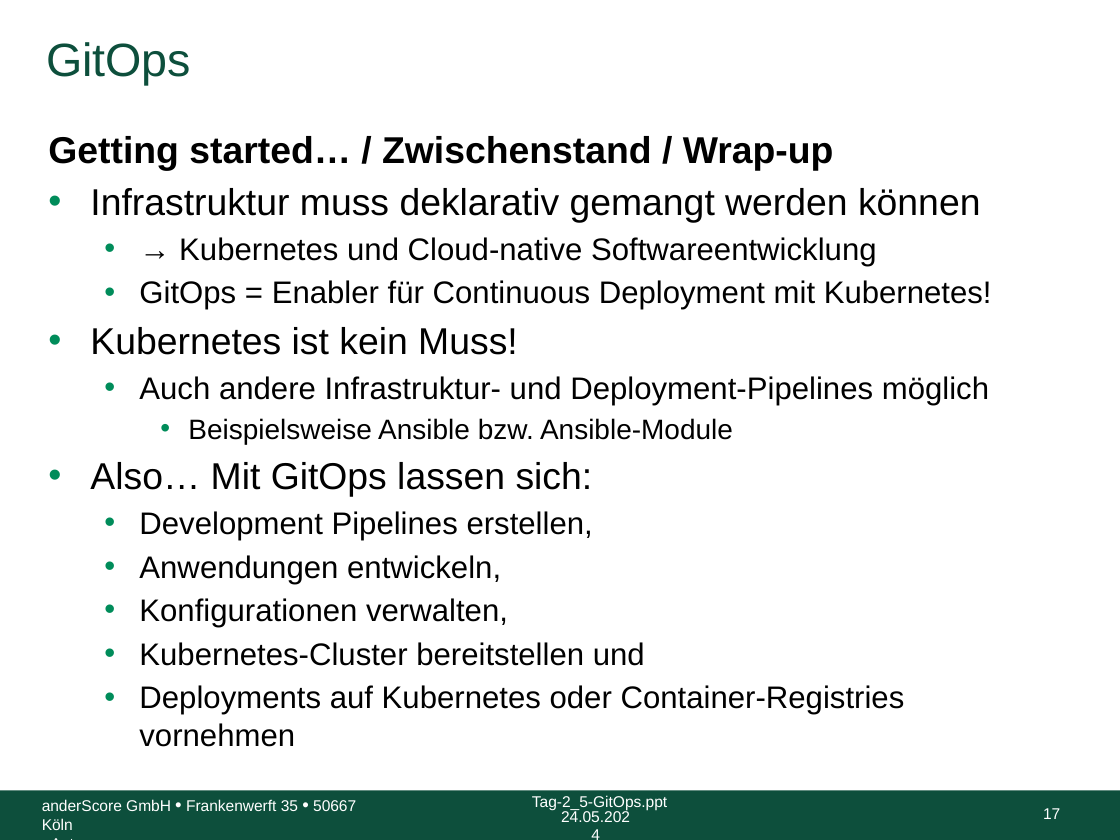
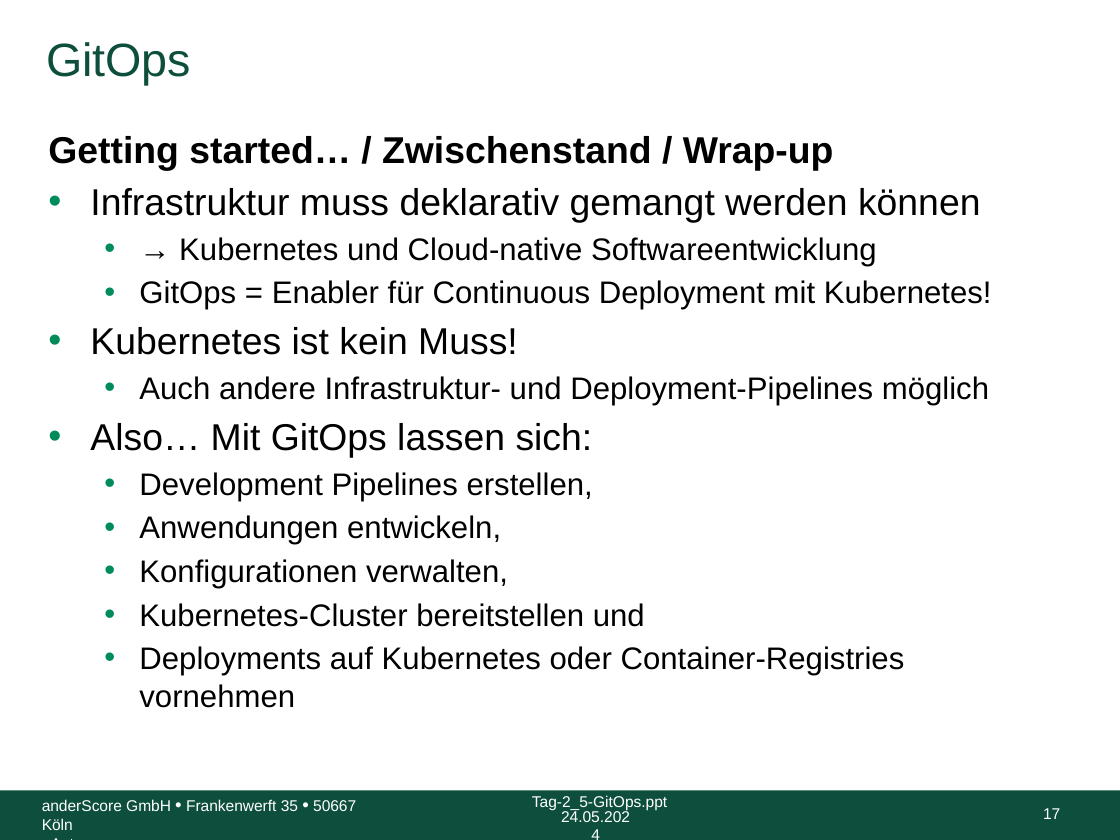
Before and after one commit to anderscore-gmbh/gitlab, a slide deck: slide 17 of slides/Tag-2_5-GitOps.pptx. Drawn at 1120x840 pixels with LibreOffice and Linux fonts; fonts in the diff are those of the drawing; background and template pictures are left out. Boxes give left, top, right and bottom in pixels: in the first picture for what was removed or moved away, otherwise in the second. Text is boxed around its words. In the diff, an @@ line names an element or a change of style, - is before the commit and + after.

```diff
--- a/slides/Tag-2_5-GitOps.pptx
+++ b/slides/Tag-2_5-GitOps.pptx
@@ text at (x1=188, y1=418, x2=733, y2=444): paragraph removed @@
-    • Beispielsweise Ansible bzw. Ansible-Module
```
Also in this commit, not shown: 5 other slides changed, 11 slides added, 1 slide removed, 3 other files.
